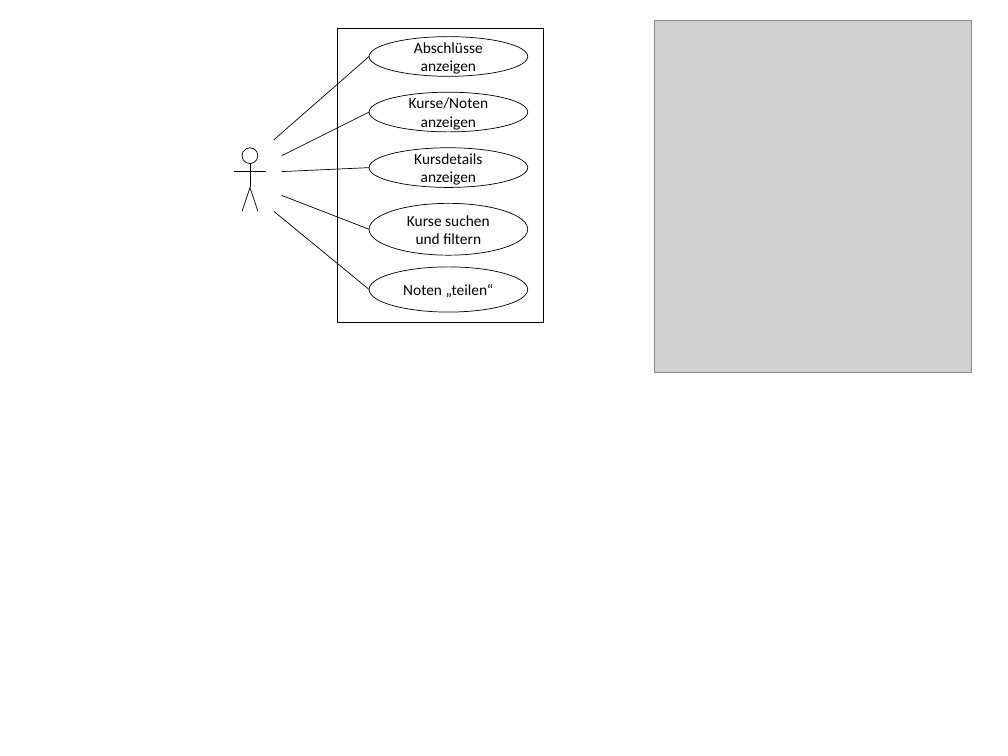
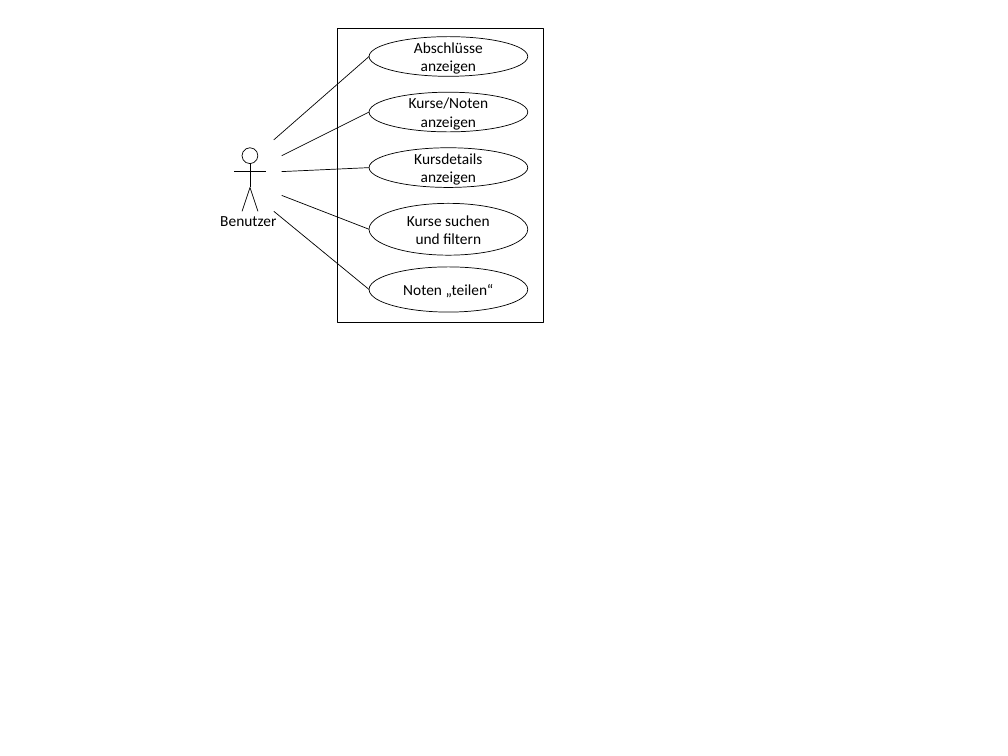
Before and after one commit to n0rf/htwg-grade-app, a slide deck: slide 4 of docs/notenapp.pptx. Drawn at 1008x756 pixels with LibreOffice and Linux fonts; fonts in the diff are those of the drawing; grey boxes stand for pictures. Boxes give left, top, right and bottom in pixels: in the first picture for what was removed or moved away, otherwise in the second. Text is boxed around its words. In the diff, an @@ line names an element or a change of style, - is before the commit and + after.

Commit message:
use case update

```diff
--- a/docs/notenapp.pptx
+++ b/docs/notenapp.pptx
@@ picture removed at <box>655,21,972,373</box> @@
@@ text added at <box>220,213,276,226</box>, 11 pt, text #000000 @@
+Benutzer
```
